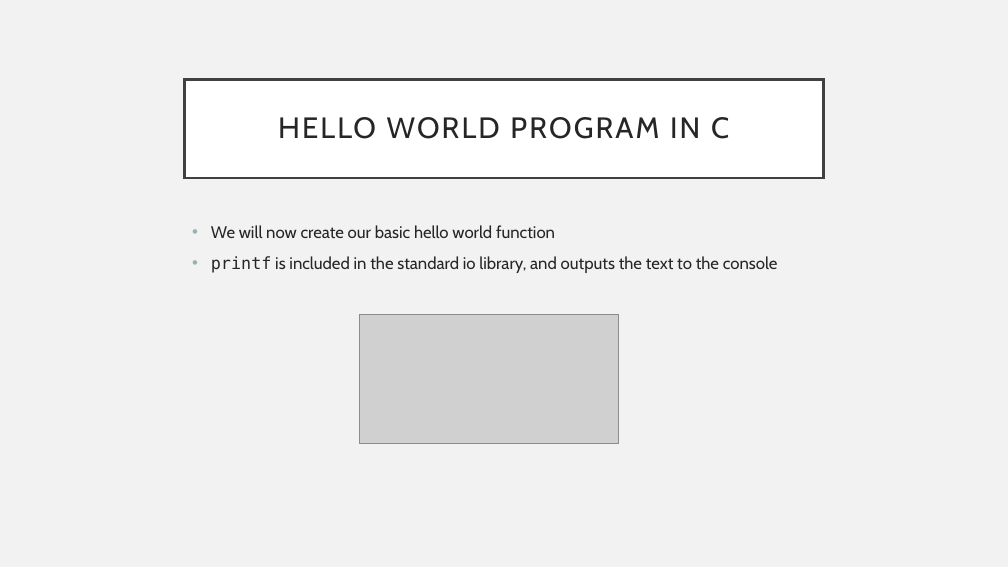
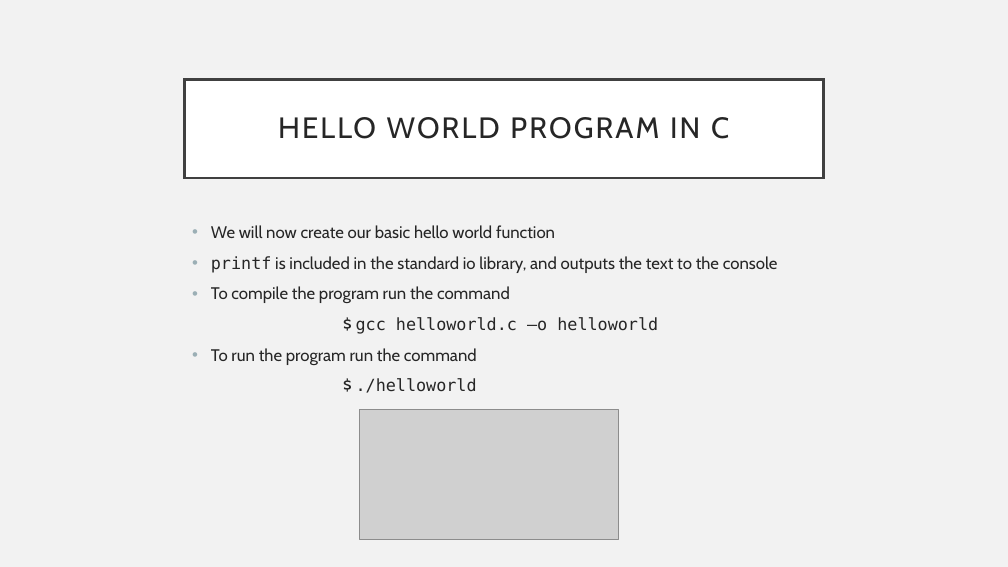
Before and after one commit to Andrewpensoneault/Intro-Parallel-Computing, a slide deck: slide 5 of Lectures/Lecture 3/lecture3.pptx. Drawn at 1008x567 pixels with LibreOffice and Linux fonts; fonts in the diff are those of the drawing; grey boxes stand for pictures. Boxes give left, top, right and bottom in pixels: in the first picture for what was removed or moved away, otherwise in the second. Text is boxed around its words. In the diff, an @@ line names an element or a change of style, - is before the commit and + after.

```diff
--- a/Lectures/Lecture 3/lecture3.pptx
+++ b/Lectures/Lecture 3/lecture3.pptx
@@ text at [211, 286, 658, 393]: paragraphs added @@
+• To compile the program run the command
+$ gcc helloworld.c –o helloworld
+• To run the program run the command
+$ ./helloworld
@@ picture: place and size @@
-picture at [360, 315, 619, 445]
+picture at [360, 410, 619, 540]
```
Also in this commit, not shown: 1 other slide changed, 1 slide added, 6 slides removed, 1 other file.
